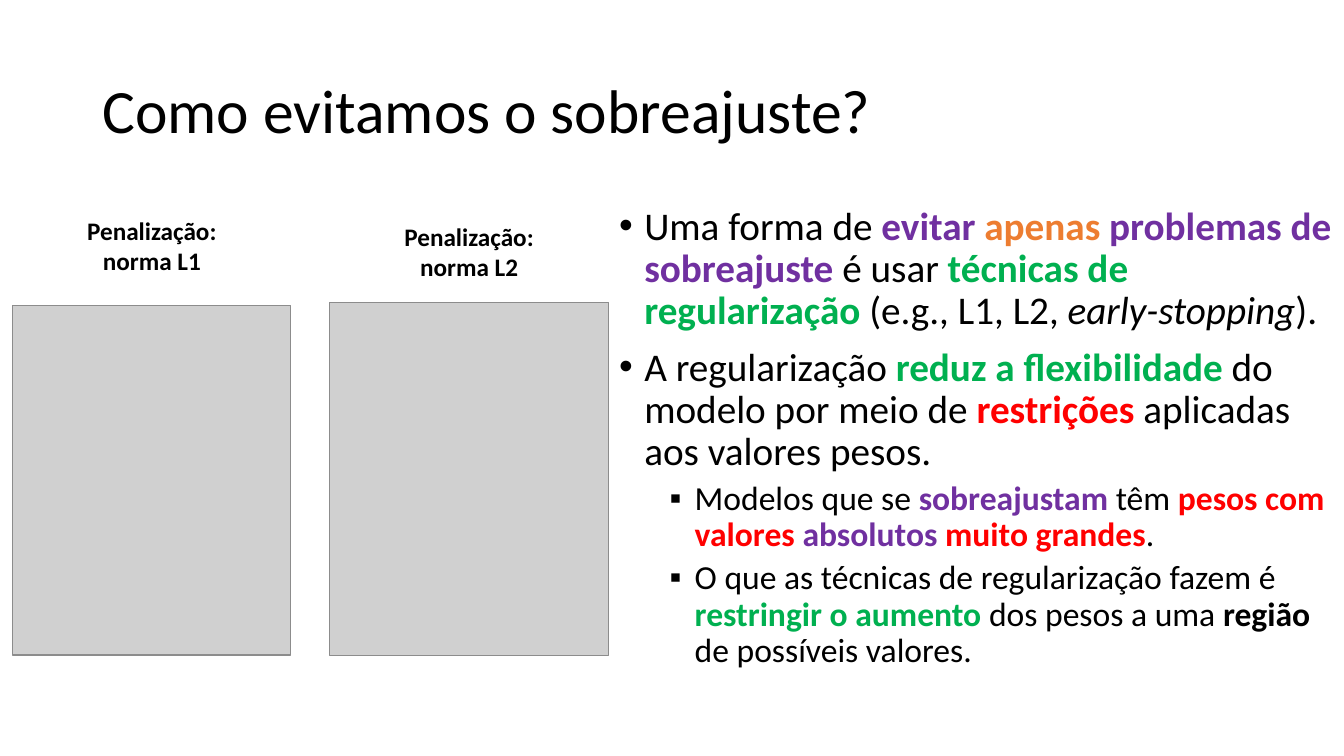
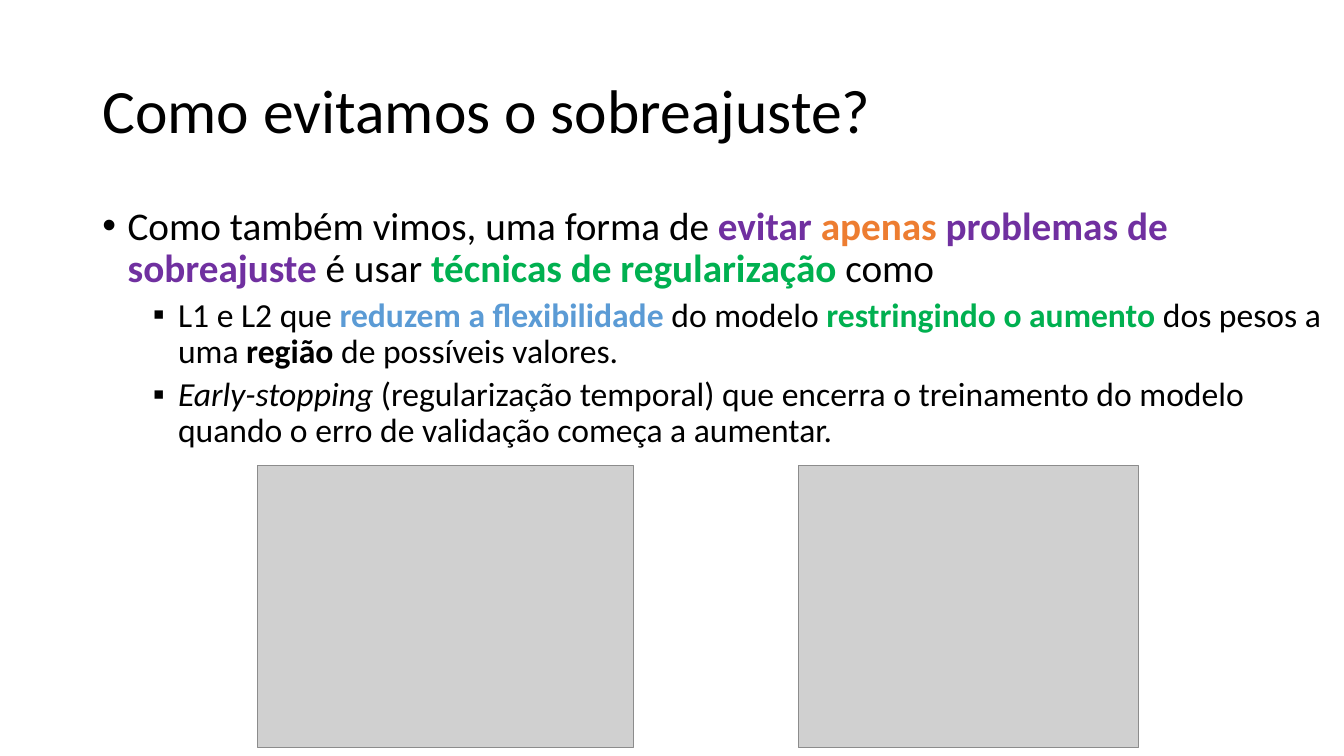
Before and after one commit to zz4fap/c24_inteligencia_artificial, a slide deck: slide 48 of slides/C24_Classificação.pptx. Drawn at 1344x756 pixels with LibreOffice and Linux fonts; fonts in the diff are those of the drawing; grey boxes stand for pictures. Boxes give left, top, right and bottom in pixels: in the first picture for what was removed or moved away, otherwise in the second. Text is boxed around its words. In the diff, an @@ line names an element or a change of style, - is before the commit and + after.

Commit message:
update of slides

```diff
--- a/slides/C24_Classificação.pptx
+++ b/slides/C24_Classificação.pptx
@@ text removed at box(87, 222, 216, 270) @@
-Penalização: norma L1
@@ text at box(128, 212, 1321, 448): text changed; size 28 to 24 pt @@
-• Uma forma de evitar apenas problemas de sobreajuste é usar técnicas de regularização (e.g., L1, L2, early-stopping).
-• A regularização reduz a flexibilidade do modelo por meio de restrições aplicadas aos valores pesos.
-  ▪ Modelos que se sobreajustam têm pesos com valores absolutos muito grandes.
-  ▪ O que as técnicas de regularização fazem é restringir o aumento dos pesos a uma região de possíveis valores.
+• Como também vimos, uma forma de evitar apenas problemas de sobreajuste é usar técnicas de regularização como
+  ▪ L1 e L2 que reduzem a flexibilidade do modelo restringindo o aumento dos pesos a uma região de possíveis valores.
+  ▪ Early-stopping (regularização temporal) que encerra o treinamento do modelo quando o erro de validação começa a aumentar.
@@ text removed at box(404, 228, 533, 277) @@
-Penalização: norma L2
@@ picture removed at box(13, 306, 291, 655) @@
@@ picture removed at box(330, 302, 610, 655) @@
@@ picture added at box(258, 466, 633, 748) @@
@@ picture added at box(799, 466, 1139, 748) @@
```
Also in this commit, not shown: 6 other slides changed, 2 slides added, 2 other files.
